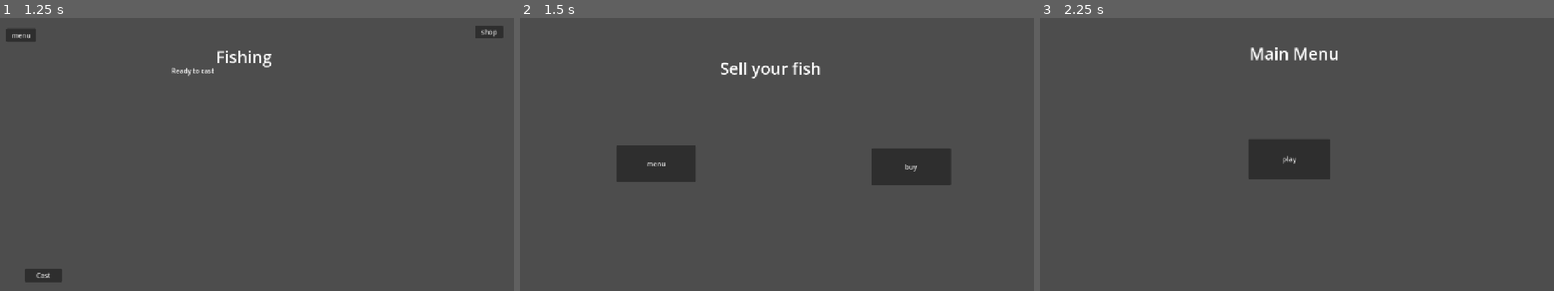
Above: before the commit, frames 1-3 (left to right).
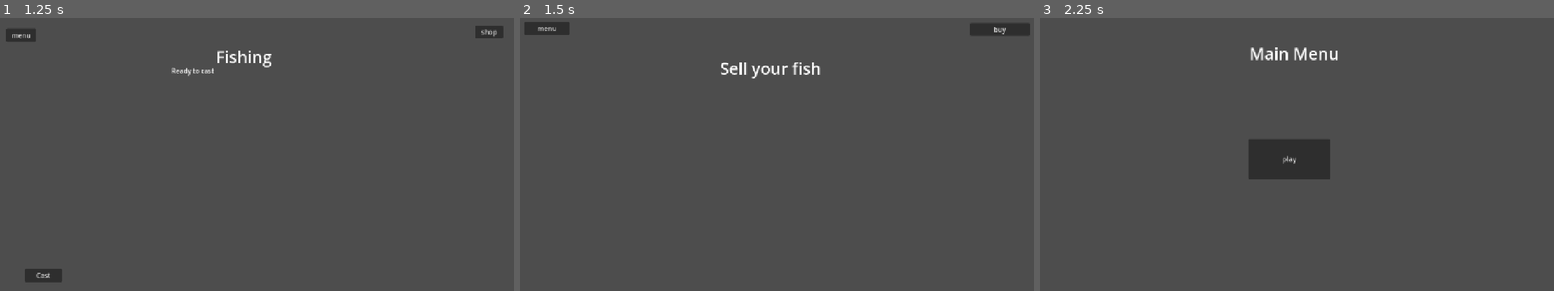
Above: after the commit, the same moments.

Repository: V-Mirea/comfy-summer-fishing-game
Game: Godot game, scene res://scenes/game.tscn
Same seed, same stepped clock (60 frames per second), same inputs: the game is played once before the commit and once after it. The engine's default icon, where the game draws it, is replaced by a stand-in: a white triangle on a blue panel in a dark square.
Inputs:
- Up to frame 1 (1.25 s): click "play" at 0.5 s
- Up to frame 2 (1.5 s): click "shop" at 1.25 s
- Up to frame 3 (2.25 s): click "menu" at 2 s

Frame 1 is identical in both runs. In frame 2, 4.9% of the frame differs, in the area x 0-100%, y 1-62%; in frame 3, nothing differs.

Commit message:
Basic customer spawning/despawning functionality (#21)
* start calculating areas where customers will stand

* initial customer spawning logic

* add patience bar and despawning mechanism

Diff:
--- /dev/null
+++ b/scenes/customer.tscn
@@ -0,0 +1,58 @@
+[gd_scene format=3 uid="uid://stuev6gp1q3v"]
+
+[ext_resource type="Texture2D" uid="uid://cwf4fbweljkqp" path="res://icon.svg" id="1_ktfjk"]
+[ext_resource type="Script" uid="uid://c8pvhubgo6r4d" path="res://scripts/models/customer.gd" id="1_xss0h"]
+[ext_resource type="Script" uid="uid://t1jfhreuijp8" path="res://scenes/patience_bar.gd" id="3_8qg4y"]
+
+[sub_resource type="LabelSettings" id="LabelSettings_ktfjk"]
+font_color = Color(0, 0, 0, 1)
+
+[node name="Customer" type="Node2D" unique_id=357713427]
+script = ExtResource("1_xss0h")
+
+[node name="Sprite2D" type="Sprite2D" parent="." unique_id=2062455435]
+texture = ExtResource("1_ktfjk")
+
+[node name="Control" type="Control" parent="." unique_id=1625784259]
+layout_mode = 3
+anchors_preset = 0
+offset_left = -62.0
+offset_top = -149.0
+offset_right = 60.0
+offset_bottom = -109.0
+
+[node name="ColorRect" type="ColorRect" parent="Control" unique_id=1518735919]
+layout_mode = 1
+anchors_preset = 15
+anchor_right = 1.0
+anchor_bottom = 1.0
+grow_horizontal = 2
+grow_vertical = 2
+
+[node name="TextureRect" type="TextureRect" parent="Control" unique_id=656432930]
+layout_mode = 0
+offset_left = 14.0
+offset_top = 7.0
+offset_right = 46.0
+offset_bottom = 33.0
+texture = ExtResource("1_ktfjk")
+expand_mode = 1
+
+[node name="Label" type="Label" parent="Control" unique_id=1974434448]
+layout_mode = 0
+offset_left = 71.0
+offset_top = 8.0
+offset_right = 111.0
+offset_bottom = 31.0
+text = "$500"
+label_settings = SubResource("LabelSettings_ktfjk")
+
+[node name="ProgressBar" type="ProgressBar" parent="." unique_id=1334510968]
+offset_left = -61.0
+offset_top = -98.0
+offset_right = 61.0
+offset_bottom = -71.0
+value = 100.0
+script = ExtResource("3_8qg4y")
+
+[connection signal="patience_changed" from="." to="ProgressBar" method="_on_customer_patience_changed"]
--- /dev/null
+++ b/scenes/patience_bar.gd
@@ -0,0 +1,15 @@
+extends ProgressBar
+
+
+# Called when the node enters the scene tree for the first time.
+func _ready():
+	pass # Replace with function body.
+
+
+# Called every frame. 'delta' is the elapsed time since the previous frame.
+func _process(delta):
+	pass
+
+
+func _on_customer_patience_changed(patience):
+	value = patience
--- a/scenes/selling_scene.tscn
+++ b/scenes/selling_scene.tscn
@@ -1,6 +1,8 @@
 [gd_scene format=3 uid="uid://cmg53b45ikcyy"]
 
 [ext_resource type="Script" uid="uid://bcypvgjpjqawc" path="res://scripts/managers/selling_manager.gd" id="1_wmifp"]
+[ext_resource type="Script" uid="uid://hwwp83yvavu2" path="res://scripts/managers/customer_spawner.gd" id="2_1ygfp"]
+[ext_resource type="PackedScene" uid="uid://stuev6gp1q3v" path="res://scenes/customer.tscn" id="3_7ehvh"]
 
 [sub_resource type="LabelSettings" id="LabelSettings_24tig"]
 font_size = 40
@@ -8,22 +10,31 @@
 [node name="SellingScene" type="Node2D" unique_id=826753257]
 script = ExtResource("1_wmifp")
 
-[node name="ButtonMenu" type="Button" parent="." unique_id=147827414]
-offset_left = 247.0
-offset_top = 319.0
-offset_right = 441.0
-offset_bottom = 409.0
+[node name="Control" type="Control" parent="." unique_id=729090283]
+layout_mode = 3
+anchors_preset = 0
+offset_right = 1275.0
+offset_bottom = 717.0
+
+[node name="ButtonMenu" type="Button" parent="Control" unique_id=921605471]
+layout_mode = 0
+offset_left = 22.0
+offset_top = 16.0
+offset_right = 132.0
+offset_bottom = 48.0
 text = "menu"
 
-[node name="ButtonBuy" type="Button" parent="." unique_id=1456218285]
-offset_left = 870.0
-offset_top = 326.0
-offset_right = 1064.0
-offset_bottom = 416.0
+[node name="ButtonBuy" type="Button" parent="Control" unique_id=1800644566]
+layout_mode = 0
+offset_left = 1111.0
+offset_top = 19.0
+offset_right = 1257.0
+offset_bottom = 50.0
 text = "buy
 "
 
-[node name="Title" type="Label" parent="." unique_id=1737353481]
+[node name="Title" type="Label" parent="Control" unique_id=1230235925]
+layout_mode = 0
 offset_left = 267.0
 offset_top = 61.0
 offset_right = 980.0
@@ -33,5 +44,32 @@
 horizontal_alignment = 1
 vertical_alignment = 1
 
-[connection signal="pressed" from="ButtonMenu" to="." method="_on_button_menu_pressed"]
-[connection signal="pressed" from="ButtonBuy" to="." method="_on_button_buy_pressed"]
+[node name="CanvasLayer" type="CanvasLayer" parent="." unique_id=56083680]
+visible = false
+
+[node name="Control" type="Control" parent="CanvasLayer" unique_id=529498331]
+layout_mode = 3
+anchor_left = 0.1
+anchor_top = 0.4
+anchor_right = 0.9
+anchor_bottom = 0.6
+grow_horizontal = 2
+grow_vertical = 2
+
+[node name="ColorRect" type="ColorRect" parent="CanvasLayer/Control" unique_id=1198505258]
+layout_mode = 1
+anchors_preset = 15
+anchor_right = 1.0
+anchor_bottom = 1.0
+grow_horizontal = 2
+grow_vertical = 2
+color = Color(0.011764706, 1, 1, 1)
+
+[node name="CustomerSpawner" type="Node" parent="." unique_id=1346029056 node_paths=PackedStringArray("customer_area")]
+script = ExtResource("2_1ygfp")
+customer_area = NodePath("../CanvasLayer/Control")
+customer_scene = ExtResource("3_7ehvh")
+
+[connection signal="pressed" from="Control/ButtonMenu" to="." method="_on_button_menu_pressed"]
+[connection signal="pressed" from="Control/ButtonBuy" to="." method="_on_button_buy_pressed"]
+[connection signal="request_spawn_customer" from="CustomerSpawner" to="." method="_on_request_spawn_customer"]
--- /dev/null
+++ b/scripts/managers/customer_spawner.gd
@@ -0,0 +1,63 @@
+extends Node
+class_name CustomerSpawner
+
+@export var customer_area: Control
+@export var customer_scene: PackedScene
+
+signal request_spawn_customer(customer: Node2D)
+
+# these variables will be calculated eventually based on upgrades
+var delay_time: int = 5 # time in seconds after a customer spawns that no new customers can spawn
+var spawn_chance: int = 100 # 0-100 % chance for a customer to spawn when rolled
+var spawn_timer: int = 2 # time in seconds that it should wait between unsuccessful spawn attempts
+
+var customer_slots: int = 6
+var customer_areas: Array[CustomerArea]
+
+var time_since_last_spawn: float = 0
+
+func _ready():
+	calculate_customer_areas()
+	pass
+
+func _process(delta):
+	time_since_last_spawn += delta
+	if time_since_last_spawn > spawn_timer:
+		var empty_slots = get_empty_customer_slots()
+		# if there are empty customer slots, roll a chance to spawn a customer
+		if empty_slots.size() > 0 and randi() % 100 < spawn_chance:
+			var random_slot = empty_slots[randi() % empty_slots.size()]
+			spawn_customer(random_slot)
+			random_slot.is_occupied = true
+			time_since_last_spawn = -delay_time
+		else:
+			time_since_last_spawn = 0
+
+func calculate_customer_areas():
+	var customer_rect = customer_area.get_rect()
+	var individual_width = customer_rect.size.x / customer_slots
+
+	for i in range(customer_slots):
+		var individual_rect = Rect2(customer_rect.position.x + (i * individual_width), customer_rect.position.y, individual_width, customer_rect.size.y)
+		customer_areas.append(CustomerArea.new(i, individual_rect))
+
+func get_empty_customer_slots() -> Array[CustomerArea]:
+	var empty_slots: Array[CustomerArea]
+
+	for area in customer_areas:
+		if area.is_occupied == false:
+			empty_slots.append(area)
+
+	return empty_slots
+
+func spawn_customer(spawn_slot: CustomerArea):
+	var customer: Customer = customer_scene.instantiate();
+	customer.position = spawn_slot.center
+	customer.slot_index = spawn_slot.index
+	customer.leaving_shop.connect(_on_customer_leaving)
+
+	request_spawn_customer.emit(customer)
+
+func _on_customer_leaving(customer: Customer):
+	customer.queue_free()
+	customer_areas[customer.slot_index].is_occupied = false
--- a/scripts/managers/selling_manager.gd
+++ b/scripts/managers/selling_manager.gd
@@ -4,8 +4,7 @@
 
 # Called when the node enters the scene tree for the first time.
 func _ready():
-	pass # Replace with function body.
-
+	pass
 
 # Called every frame. 'delta' is the elapsed time since the previous frame.
 func _process(delta):
@@ -18,3 +17,6 @@
 
 func _on_button_buy_pressed():
 	transition_requested.emit(Global.State.BUYING)
+
+func _on_request_spawn_customer(customer: Customer):
+	add_child(customer)
--- /dev/null
+++ b/scripts/models/customer.gd
@@ -0,0 +1,38 @@
+extends Node
+
+class_name Customer
+
+signal leaving_shop(customer: Customer)
+signal patience_changed(patience: int)
+
+enum State { ENTERING, SHOPPING, LEAVING }
+var state_machine: StateMachine
+
+var patience_interval: float = 0.3 # Time in seconds it takes the patience meter to go down 1%
+
+var patience: int = 100 # 0-100. Customer leaves at 0
+
+var slot_index: int
+var timer: Timer
+
+func _ready():
+	var valid_transitions = {
+		State.ENTERING: [State.SHOPPING],
+		State.SHOPPING: [State.LEAVING],
+		State.LEAVING: []
+	}
+
+	state_machine = StateMachine.new(valid_transitions)
+	state_machine.change_state(State.ENTERING)
+
+	timer = Timer.new()
+	add_child(timer)
+	timer.start(patience_interval)
+	timer.timeout.connect(_patience_timer_triggered)
+
+func _patience_timer_triggered():
+	patience -= 1
+	patience_changed.emit(patience)
+
+	if patience <= 0:
+		leaving_shop.emit(self)
--- /dev/null
+++ b/scripts/models/customer_area.gd
@@ -0,0 +1,16 @@
+extends RefCounted
+class_name CustomerArea
+
+var index: int
+var boundary: Rect2
+var center: Vector2
+var is_occupied: bool
+
+func _init(index: int, boundary: Rect2):
+	self.index = index
+	self.boundary = boundary
+	center = calculate_center()
+	is_occupied = false
+
+func calculate_center() -> Vector2:
+	return Vector2(boundary.position.x + (boundary.size.x / 2), boundary.position.y + (boundary.size.y / 2))
Not shown, added: scenes/patience_bar.gd.uid
Not shown, added: scripts/managers/customer_spawner.gd.uid
Not shown, added: scripts/models/customer.gd.uid
Not shown, added: scripts/models/customer_area.gd.uid
